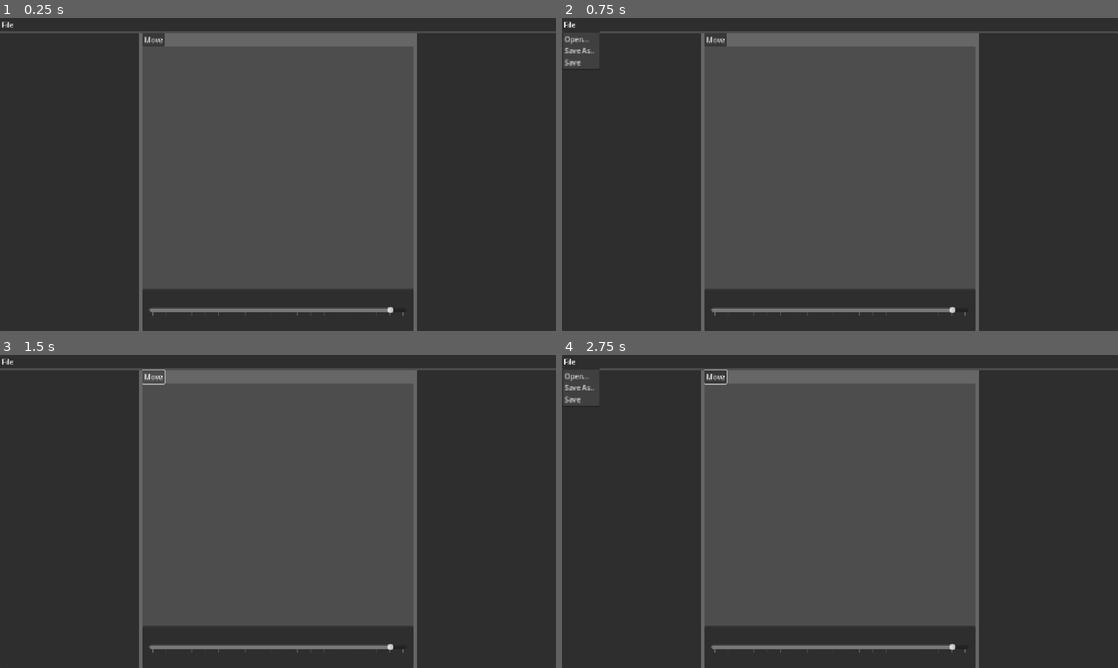
Above: before the commit, frames 1-4 (two rows, left to right).
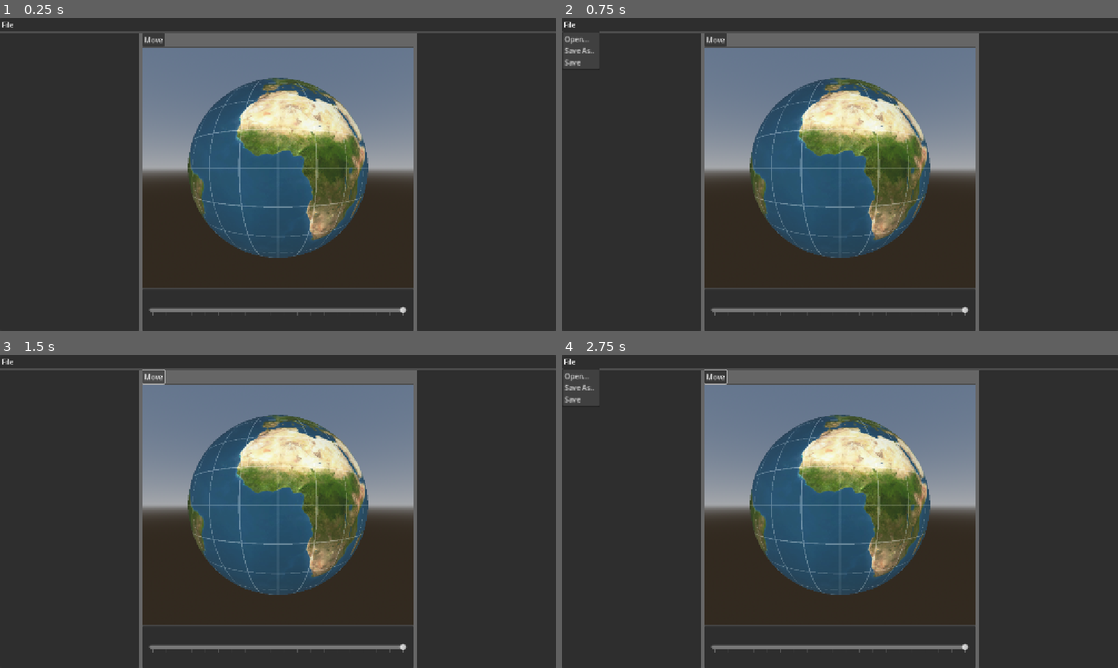
Above: after the commit, the same moments.

Repository: reni-ferenczi/geotekton
Game: Godot game, scene res://Scenes/Editor/editor.tscn
The game is run twice, just before and just after one commit, with the same random seed, the same clock (stepped at 60 frames per second) and the same inputs.
Inputs:
- Up to frame 1 (0.25 s): no input
- Up to frame 2 (0.75 s): click "File" at 0.5 s
- Up to frame 3 (1.5 s): click "Move" at 1.25 s
- Up to frame 4 (2.75 s): click "File" at 2 s

The runs differ from the first frame. In frame 1, 37% of the frame differs, in the area x 25-75%, y 9-95%; in frame 2, 37%; in frame 3, 37%; in frame 4, 37%.

Commit message:
Fixed planet view

Diff:
--- a/Scenes/Editor/editor.tscn
+++ b/Scenes/Editor/editor.tscn
@@ -8,25 +8,30 @@
 [sub_resource type="StyleBoxFlat" id="StyleBoxFlat_ub1o7"]
 bg_color = Color(0.4, 0.4, 0.4, 1)
 
-[node name="Editor" type="CanvasLayer"]
+[sub_resource type="ProceduralSkyMaterial" id="ProceduralSkyMaterial_ub1o7"]
 
-[node name="VBoxContainer" type="VBoxContainer" parent="."]
+[sub_resource type="Sky" id="Sky_ub1o7"]
+sky_material = SubResource("ProceduralSkyMaterial_ub1o7")
+
+[sub_resource type="Environment" id="Environment_ub1o7"]
+background_mode = 2
+sky = SubResource("Sky_ub1o7")
+
+[node name="Editor" type="VBoxContainer"]
 anchors_preset = 15
 anchor_right = 1.0
 anchor_bottom = 1.0
 grow_horizontal = 2
 grow_vertical = 2
-size_flags_horizontal = 4
-size_flags_vertical = 4
 
-[node name="Menu" type="PanelContainer" parent="VBoxContainer"]
+[node name="Menu" type="PanelContainer" parent="."]
 custom_minimum_size = Vector2(0, 31)
 layout_mode = 2
 
-[node name="MenuBar" type="MenuBar" parent="VBoxContainer/Menu"]
+[node name="MenuBar" type="MenuBar" parent="Menu"]
 layout_mode = 2
 
-[node name="MenuButton" type="MenuButton" parent="VBoxContainer/Menu/MenuBar"]
+[node name="MenuButton" type="MenuButton" parent="Menu/MenuBar"]
 layout_mode = 1
 offset_right = 35.0
 offset_bottom = 31.0
@@ -39,56 +44,63 @@
 popup/item_2/text = "Save"
 popup/item_2/id = 2
 
-[node name="LeftSplitter" type="HSplitContainer" parent="VBoxContainer"]
+[node name="LeftSplitter" type="HSplitContainer" parent="."]
 layout_mode = 2
 size_flags_vertical = 3
 split_offset = 320
 
-[node name="Tree" parent="VBoxContainer/LeftSplitter" instance=ExtResource("1_ub1o7")]
+[node name="Tree" parent="LeftSplitter" instance=ExtResource("1_ub1o7")]
 layout_mode = 2
 
-[node name="RightSplitter" type="HSplitContainer" parent="VBoxContainer/LeftSplitter"]
+[node name="RightSplitter" type="HSplitContainer" parent="LeftSplitter"]
 layout_mode = 2
 size_flags_horizontal = 3
 size_flags_vertical = 3
 split_offset = -320
 
-[node name="Center" type="VBoxContainer" parent="VBoxContainer/LeftSplitter/RightSplitter"]
+[node name="Center" type="VBoxContainer" parent="LeftSplitter/RightSplitter"]
 layout_mode = 2
 size_flags_horizontal = 3
 
-[node name="PanelContainer" type="PanelContainer" parent="VBoxContainer/LeftSplitter/RightSplitter/Center"]
+[node name="PanelContainer" type="PanelContainer" parent="LeftSplitter/RightSplitter/Center"]
 custom_minimum_size = Vector2(0, 31)
 layout_mode = 2
 theme_override_styles/panel = SubResource("StyleBoxFlat_ub1o7")
 
-[node name="Tools" type="MenuBar" parent="VBoxContainer/LeftSplitter/RightSplitter/Center/PanelContainer"]
+[node name="Tools" type="MenuBar" parent="LeftSplitter/RightSplitter/Center/PanelContainer"]
 layout_mode = 2
 size_flags_vertical = 0
 flat = true
 
-[node name="Button" type="Button" parent="VBoxContainer/LeftSplitter/RightSplitter/Center/PanelContainer/Tools"]
+[node name="Button" type="Button" parent="LeftSplitter/RightSplitter/Center/PanelContainer/Tools"]
 layout_mode = 0
 offset_right = 8.0
 offset_bottom = 8.0
 text = "Move"
 
-[node name="View" type="SubViewportContainer" parent="VBoxContainer/LeftSplitter/RightSplitter/Center"]
-self_modulate = Color(1, 1, 1, 0)
+[node name="View" type="SubViewportContainer" parent="LeftSplitter/RightSplitter/Center"]
 layout_mode = 2
 size_flags_vertical = 3
 stretch = true
 
-[node name="SubViewport" type="SubViewport" parent="VBoxContainer/LeftSplitter/RightSplitter/Center/View"]
+[node name="SubViewport" type="SubViewport" parent="LeftSplitter/RightSplitter/Center/View"]
 handle_input_locally = false
 size = Vector2i(1264, 910)
 render_target_update_mode = 4
 
-[node name="Planet" parent="VBoxContainer/LeftSplitter/RightSplitter/Center/View/SubViewport" instance=ExtResource("1_dftp8")]
+[node name="Planet" parent="LeftSplitter/RightSplitter/Center/View/SubViewport" instance=ExtResource("1_dftp8")]
+unique_name_in_owner = true
 
-[node name="Timeline" parent="VBoxContainer/LeftSplitter/RightSplitter/Center" instance=ExtResource("2_3ysjy")]
+[node name="Camera3D" type="Camera3D" parent="LeftSplitter/RightSplitter/Center/View/SubViewport"]
+transform = Transform3D(1, 0, 0, 0, 1, 0, 0, 0, 1, 0, 0, 1)
+current = true
+
+[node name="WorldEnvironment" type="WorldEnvironment" parent="LeftSplitter/RightSplitter/Center/View/SubViewport"]
+environment = SubResource("Environment_ub1o7")
+
+[node name="Timeline" parent="LeftSplitter/RightSplitter/Center" instance=ExtResource("2_3ysjy")]
 layout_mode = 2
 size_flags_horizontal = 3
 
-[node name="Properties" parent="VBoxContainer/LeftSplitter/RightSplitter" instance=ExtResource("4_6172c")]
+[node name="Properties" parent="LeftSplitter/RightSplitter" instance=ExtResource("4_6172c")]
 layout_mode = 2
--- a/Scenes/Planet/planet.gd
+++ b/Scenes/Planet/planet.gd
@@ -12,7 +12,7 @@
 
 
 # Called every frame. 'delta' is the elapsed time since the previous frame.
-func _process(delta: float) -> void:
+func _process(_delta: float) -> void:
 	globe.visible = not show_map
 	map.visible = show_map
 
--- a/Scenes/Planet/planet.tscn
+++ b/Scenes/Planet/planet.tscn
@@ -33,6 +33,7 @@
 metadata/_edit_lock_ = true
 
 [node name="Globe" type="MeshInstance3D" parent="."]
+unique_name_in_owner = true
 transform = Transform3D(-1, 0, -8.742278e-08, 0, 1, 0, 8.742278e-08, 0, -1, 0, 0, 0)
 rotation_order = 4
 mesh = SubResource("SphereMesh_510pn")
@@ -40,6 +41,7 @@
 metadata/_edit_lock_ = true
 
 [node name="Map" type="MeshInstance3D" parent="."]
+unique_name_in_owner = true
 transform = Transform3D(1, 0, 0, 0, -4.371139e-08, -0.5, 0, 1, -2.1855694e-08, 0, 0, 0)
 visible = false
 mesh = SubResource("PlaneMesh_510pn")
--- /dev/null
+++ b/Scenes/Timeline/timeline.gd
@@ -0,0 +1,11 @@
+extends PanelContainer
+class_name Timeline
+
+@export_range(100, 10000, 100, "Full duration (maximum age)") var full_duration: int = 2000
+
+@onready var timestamp_slider: HSlider = %TimestampSlider
+
+# Called when the node enters the scene tree for the first time.
+func _ready() -> void:
+	timestamp_slider.max_value = full_duration
+	timestamp_slider.value = 2000
--- a/Scenes/Timeline/timeline.tscn
+++ b/Scenes/Timeline/timeline.tscn
@@ -1,24 +1,28 @@
-[gd_scene format=3 uid="uid://j7iecxbro18"]
+[gd_scene load_steps=2 format=3 uid="uid://j7iecxbro18"]
+
+[ext_resource type="Script" uid="uid://b8ja2srjq2hvs" path="res://Scenes/Timeline/timeline.gd" id="1_acle0"]
 
 [node name="Timeline" type="PanelContainer"]
 anchors_preset = 10
 anchor_right = 1.0
 offset_bottom = 96.0
 grow_horizontal = 2
+script = ExtResource("1_acle0")
 
 [node name="Margin" type="MarginContainer" parent="."]
 layout_mode = 2
 size_flags_horizontal = 3
 size_flags_vertical = 4
 
-[node name="HSlider" type="HSlider" parent="Margin"]
+[node name="TimestampSlider" type="HSlider" parent="Margin"]
+unique_name_in_owner = true
 custom_minimum_size = Vector2(150, 64)
 layout_mode = 2
 size_flags_horizontal = 3
 max_value = 2000.1
 step = 10.0
 page = 100.0
-value = 2000.0
+value = 1900.1
 rounded = true
 allow_greater = true
 allow_lesser = true
--- a/project.godot
+++ b/project.godot
@@ -29,7 +29,5 @@
 
 [rendering]
 
-renderer/rendering_method="gl_compatibility"
-renderer/rendering_method.mobile="gl_compatibility"
 anti_aliasing/quality/msaa_2d=1
 anti_aliasing/quality/msaa_3d=1
Not shown: 1 places in Scenes/Editor/editor.tscn that only renumber resources
Not shown, added: Scenes/Timeline/timeline.gd.uid
